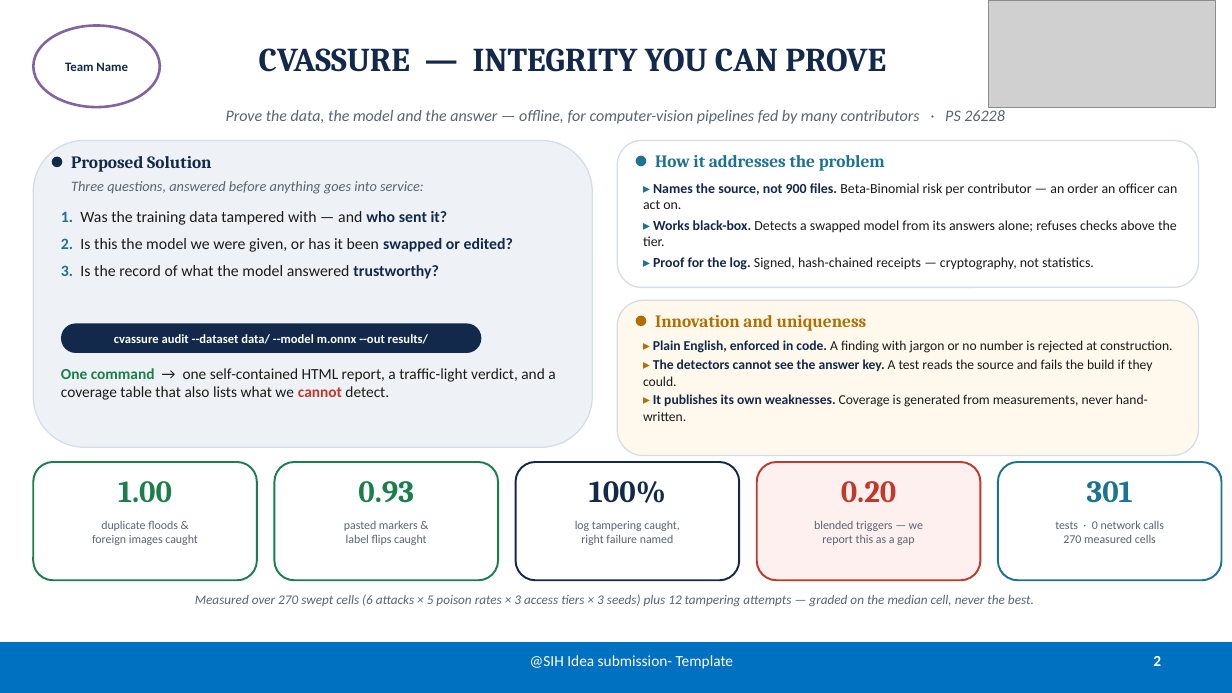
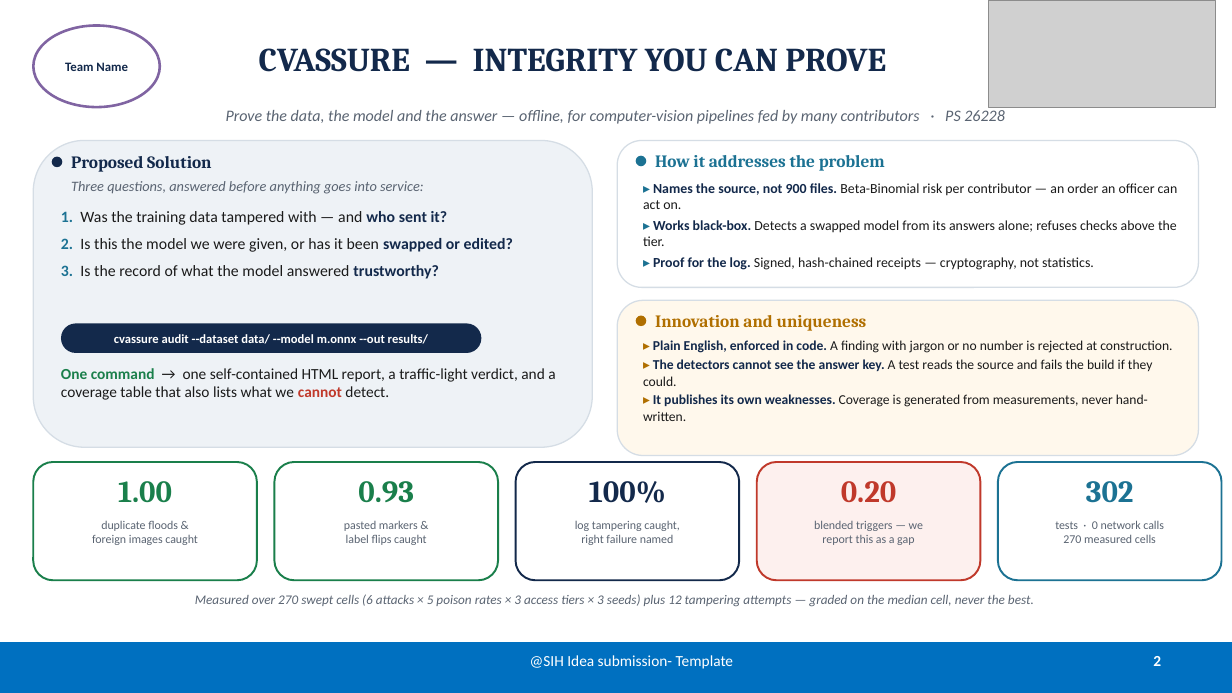
Before and after one commit to Rakesh-18112006/cvassure, a slide deck: slide 2 of ppt_build/SIH2026_PS26228_cvassure.pptx. Drawn at 1232x693 pixels with LibreOffice and Linux fonts; fonts in the diff are those of the drawing; grey boxes stand for pictures. Boxes give left, top, right and bottom in pixels: in the first picture for what was removed or moved away, otherwise in the second. Text is boxed around its words. In the diff, an @@ line names an element or a change of style, - is before the commit and + after.

```diff
--- a/ppt_build/SIH2026_PS26228_cvassure.pptx
+++ b/ppt_build/SIH2026_PS26228_cvassure.pptx
@@ text at (1086, 481, 1134, 503): text changed @@
-301
+302
```
Also in this commit, not shown: 2 other slides changed, 5 other files.
